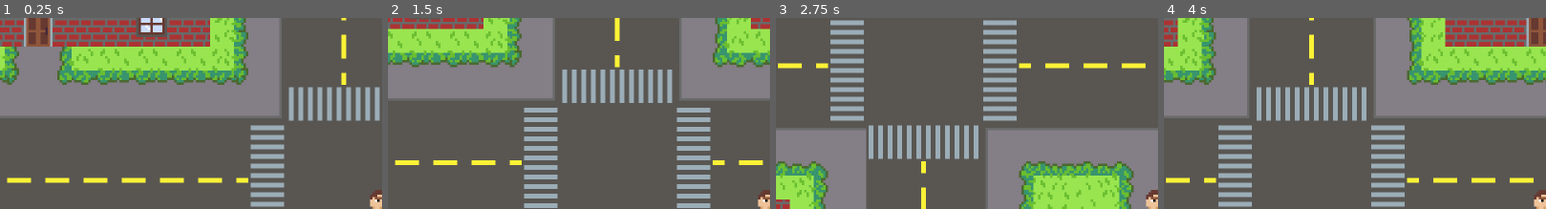
Above: before the commit, frames 1-4 (left to right).
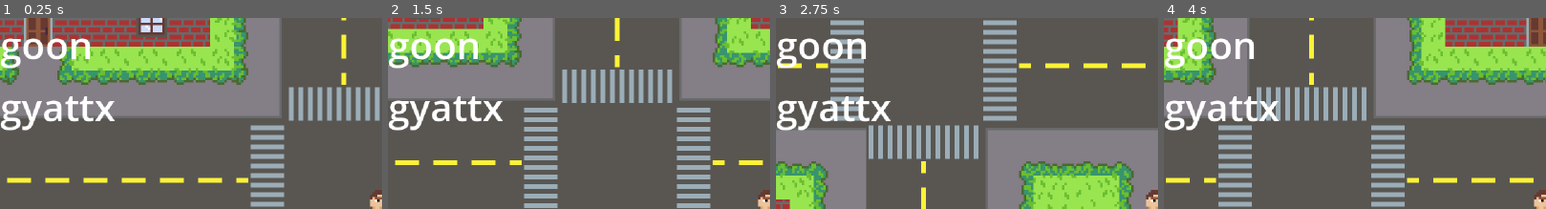
Above: after the commit, the same moments.

Repository: mitfreeman/Game
Game: Godot game, scene res://Scenes/levels/level_hub.tscn
Same seed, same stepped clock (60 frames per second), same inputs: the game is played once before the commit and once after it.
Inputs:
- Up to frame 1 (0.25 s): no input
- Up to frame 2 (1.5 s): tap Enter at 0.5 s; hold D (right) 0.53-1.28 s; tap F (attack) at 0.6, 1.35 s; hold S (down) from 1.28 s (still down)
- Up to frame 3 (2.75 s): release S (down) at 2.03 s; hold D (right) from 2.03 s (still down); tap F (attack) at 2.1 s
- Up to frame 4 (4 s): release D (right) at 2.78 s; hold W (up) 2.78-3.53 s; tap F (attack) at 2.85, 3.6 s; hold A (left) from 3.53 s (still down)
The pictures show only the part of the screen within x 0-50%, y 0-50%; the shares and areas given below are measured in that part.

The runs differ from the first frame. In frame 1, 3.5% of the frame differs, in the area x 0-30%, y 10-59%; in frame 2, 3.5%; in frame 3, 3.5%; in frame 4, 3.5%.

Commit message:
goon, gyatt, started ui

Diff:
--- a/Scenes/levels/level_hub.tscn
+++ b/Scenes/levels/level_hub.tscn
@@ -6,6 +6,7 @@
 [ext_resource type="Texture2D" uid="uid://bdu4dqtcfedch" path="res://Assets/HubWorldAssets/walls.png" id="4_gjady"]
 [ext_resource type="PackedScene" uid="uid://b5hwexxge13lp" path="res://Scenes/Entities/Character/character.tscn" id="5_bfpj1"]
 [ext_resource type="PackedScene" uid="uid://bpw6he3rs0me5" path="res://Scenes/Entities/Enemies/rat.tscn" id="6_gjady"]
+[ext_resource type="PackedScene" uid="uid://dxffjb7exjlh8" path="res://Scenes/ui.tscn" id="7_fpj8y"]
 
 [sub_resource type="TileSetAtlasSource" id="TileSetAtlasSource_fpj8y"]
 texture = ExtResource("1_ooaio")
@@ -102,12 +103,14 @@
 
 [node name="entities" type="Node2D" parent="."]
 
-[node name="Character" parent="." instance=ExtResource("5_bfpj1")]
+[node name="Character" parent="entities" instance=ExtResource("5_bfpj1")]
 position = Vector2(265, 232)
 collision_layer = 3
 
-[node name="Camera2D" type="Camera2D" parent="Character"]
+[node name="Camera2D" type="Camera2D" parent="entities/Character"]
 
-[node name="Rat" parent="." instance=ExtResource("6_gjady")]
+[node name="Rat" parent="entities" instance=ExtResource("6_gjady")]
 position = Vector2(440, 232)
 collision_layer = 3
+
+[node name="ui" parent="." instance=ExtResource("7_fpj8y")]
--- /dev/null
+++ b/Scenes/ui.gd
@@ -0,0 +1,9 @@
+extends Node
+
+var menu_visibility  := false
+
+func _process(delta: float) -> void:
+	if Input.is_action_just_pressed("menu"):
+
+		menu_visibility = not menu_visibility
+		$CanvasLayer.visible = menu_visibility
--- /dev/null
+++ b/Scenes/ui.tscn
@@ -0,0 +1,23 @@
+[gd_scene load_steps=2 format=3 uid="uid://dxffjb7exjlh8"]
+
+[ext_resource type="Script" uid="uid://txvsr6o1kr0p" path="res://Scenes/ui.gd" id="1_jxero"]
+
+[node name="ui" type="Node"]
+script = ExtResource("1_jxero")
+
+[node name="CanvasLayer" type="CanvasLayer" parent="."]
+
+[node name="MarginContainer" type="MarginContainer" parent="CanvasLayer"]
+offset_right = 40.0
+offset_bottom = 40.0
+
+[node name="VBoxContainer" type="VBoxContainer" parent="CanvasLayer/MarginContainer"]
+layout_mode = 2
+
+[node name="Label" type="Label" parent="CanvasLayer/MarginContainer/VBoxContainer"]
+layout_mode = 2
+text = "goon"
+
+[node name="Label2" type="Label" parent="CanvasLayer/MarginContainer/VBoxContainer"]
+layout_mode = 2
+text = "gyattx"
--- a/project.godot
+++ b/project.godot
@@ -48,6 +48,11 @@
 "events": [Object(InputEventKey,"resource_local_to_scene":false,"resource_name":"","device":-1,"window_id":0,"alt_press …(192 unchanged characters)…
 ]
 }
+menu={
+"deadzone": 0.2,
+"events": [Object(InputEventKey,"resource_local_to_scene":false,"resource_name":"","device":-1,"window_id":0,"alt_pressed":false,"shift_pressed":false,"ctrl_pressed":false,"meta_pressed":false,"pressed":false,"keycode":0,"physical_keycode":88,"key_label":0,"unicode":120,"location":0,"echo":false,"script":null)
+]
+}
 
 [layer_names]
 
Not shown: 1 places in Scenes/levels/level_hub.tscn that only renumber resources
Not shown, added: Scenes/ui.gd.uid
